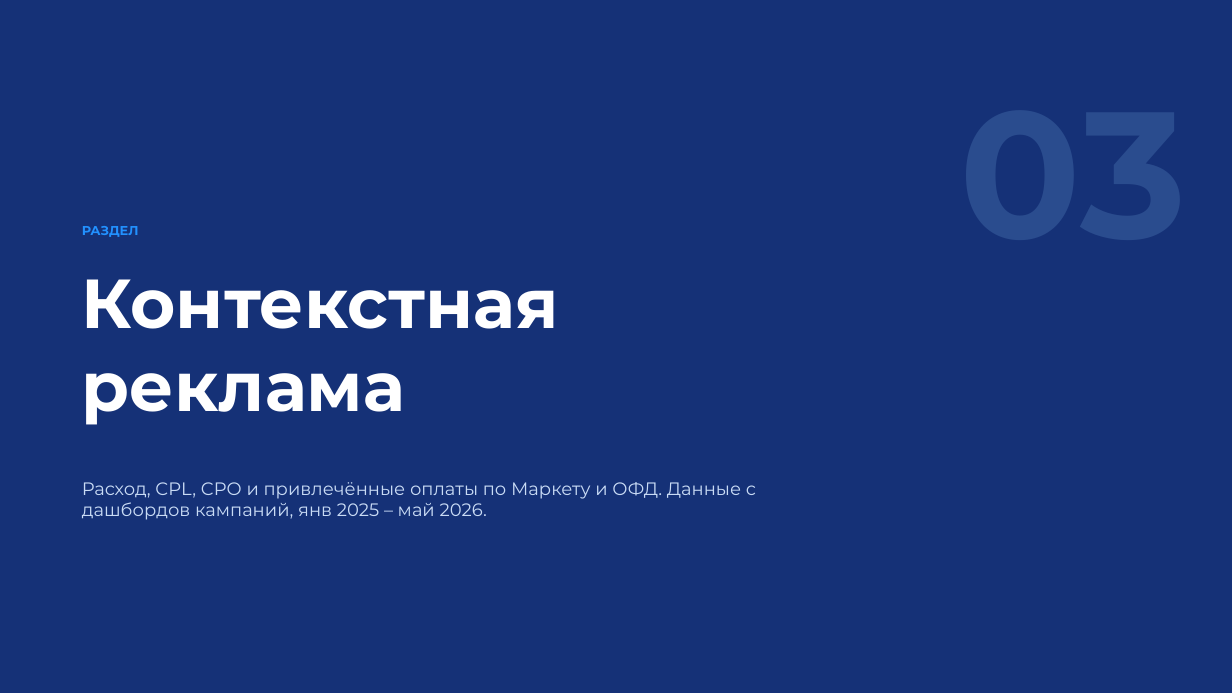
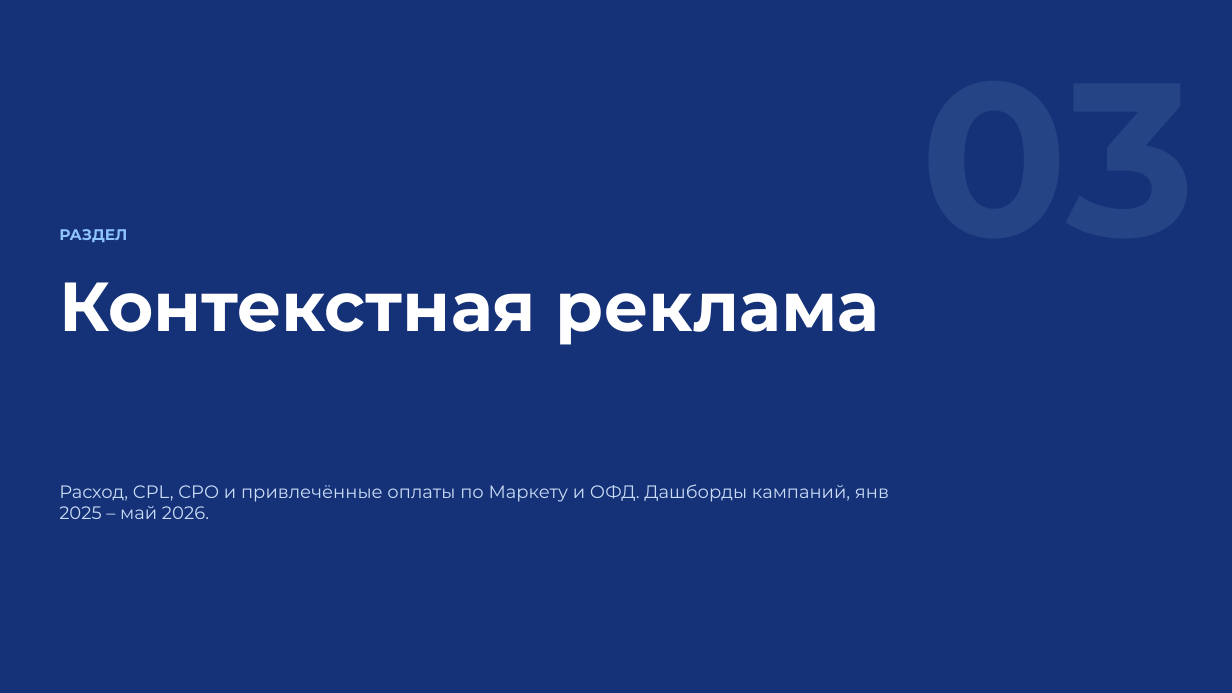
Before and after one commit to burbonivanovich-oss/google-presentation, a slide deck: slide 13 of Итоги Q1 2026 — Контур.pptx. Drawn at 1232x693 pixels with LibreOffice and Linux fonts; fonts in the diff are those of the drawing. Boxes give left, top, right and bottom in pixels: in the first picture for what was removed or moved away, otherwise in the second. Text is boxed around its words. In the diff, an @@ line names an element or a change of style, - is before the commit and + after.

```diff
--- a/Итоги Q1 2026 — Контур.pptx
+++ b/Итоги Q1 2026 — Контур.pptx
@@ rectangle at (x1=0, y1=0, x2=1232, y2=693): shadow off @@
@@ text "РАЗДЕЛ" moved from (x1=82, y1=226, x2=139, y2=237) to (x1=59, y1=229, x2=127, y2=242) @@
@@ text "РАЗДЕЛ" at (x1=59, y1=229, x2=127, y2=242): size 10 to 12 pt, text colour #2291FF to #8FC4FF @@
@@ text "Контекстная реклама" rewrapped from (x1=82, y1=279, x2=559, y2=425) to (x1=59, y1=282, x2=879, y2=345) @@
@@ text at (x1=59, y1=484, x2=889, y2=519): text changed @@
-Расход, CPL, CPO и привлечённые оплаты по Маркету и ОФД. Данные с дашбордов кампаний, янв 2025 – май 2026.
+Расход, CPL, CPO и привлечённые оплаты по Маркету и ОФД. Дашборды кампаний, янв 2025 – май 2026.
```
Also in this commit, not shown: 15 other slides changed, 1 other file.
